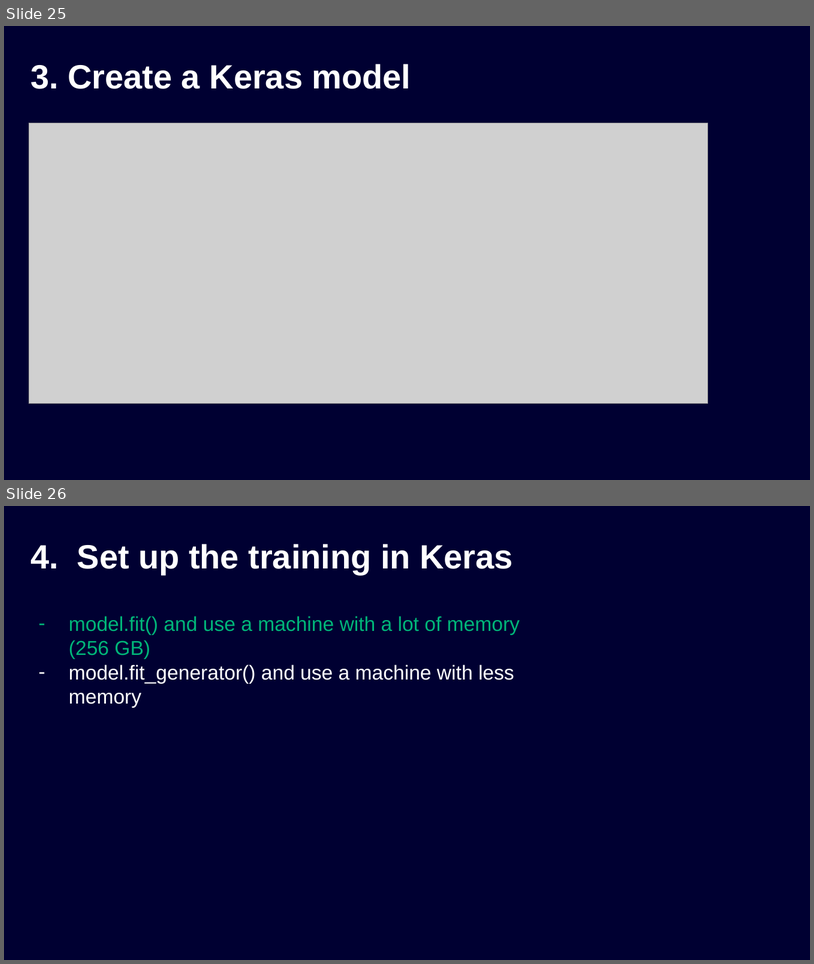
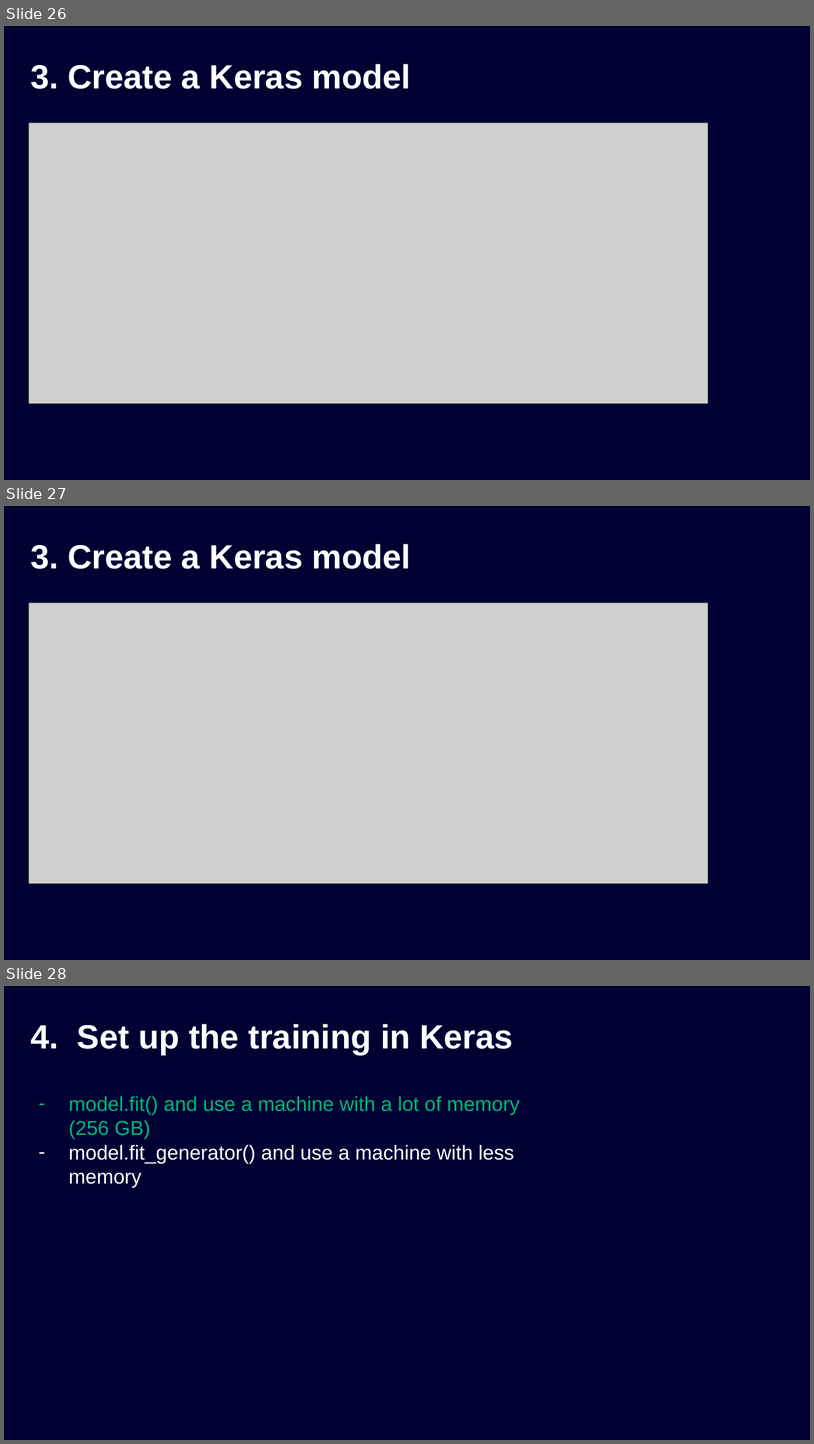
Before and after one commit to tothbalazs0920/ml-engine-example, a slide deck: slides/Deep learning on ML Engine.pptx. Shown one above the other, each under a label of ours: slides 25 and 26 before the commit, slides 26, 27 and 28 after it. The pictures are 814x964 and 814x1444 pixels, drawn with LibreOffice and Linux fonts; fonts in the diff are those of the drawing; grey boxes stand for pictures; background and template pictures are left out. Boxes give left, top, right and bottom in pixels: in the first picture for what was removed or moved away, otherwise in the second. Text is boxed around its words. In the diff, an @@ line names an element or a change of style, - is before the commit and + after.

```diff
--- a/slides/Deep learning on ML Engine.pptx
+++ b/slides/Deep learning on ML Engine.pptx
@@ slide 27 added at [4, 506, 810, 960], background #000032 @@
@@ title added at [30, 544, 411, 569], 30 pt, text #FFFFFF, bold @@
+3. Create a Keras model
@@ picture added at [29, 603, 708, 883] @@
@@ what was slide 25 is now slide 26 @@
@@ what was slide 26 is now slide 28 @@
```
Also in this commit, not shown: 1 slide changed, 1 other slide added, 1 other file.
